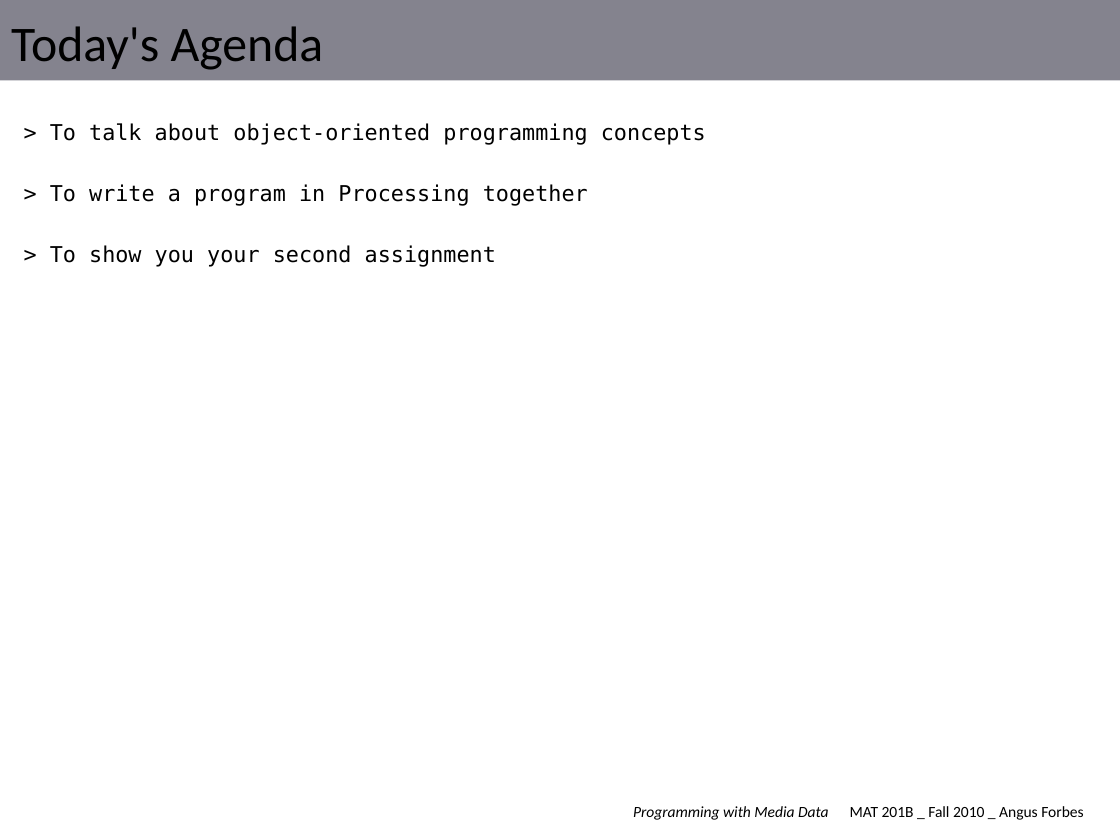
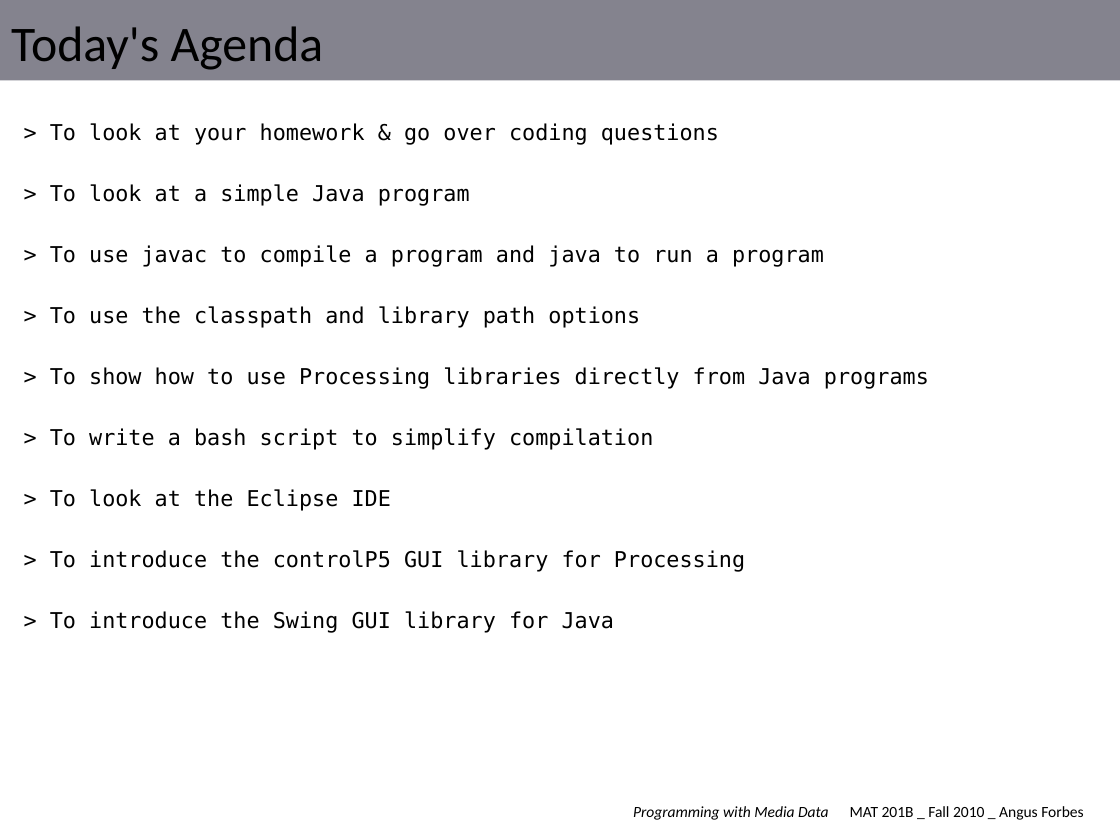
Before and after one commit to angusforbes/mat201b, a slide deck: slide 1 of slides/week2_tues.pptx. Drawn at 1120x840 pixels with LibreOffice and Linux fonts; fonts in the diff are those of the drawing. Boxes give left, top, right and bottom in pixels: in the first picture for what was removed or moved away, otherwise in the second. Text is boxed around its words. In the diff, an @@ line names an element or a change of style, - is before the commit and + after.

```diff
--- a/slides/week2_tues.pptx
+++ b/slides/week2_tues.pptx
@@ text at box(50, 123, 929, 633): text changed @@
-> To talk about object-oriented programming concepts
-> To write a program in Processing together
-> To show you your second assignment
+> To look at your homework & go over coding questions
+> To look at a simple Java program
+> To use javac to compile a program and java to run a program
+> To use the classpath and library path options
+> To show how to use Processing libraries directly from Java programs
+> To write a bash script to simplify compilation
+> To look at the Eclipse IDE
+> To introduce the controlP5 GUI library for Processing
+> To introduce the Swing GUI library for Java
```
Also in this commit, not shown: 5 other slides changed, 7 slides added, 10 slides removed, 13 other files.
